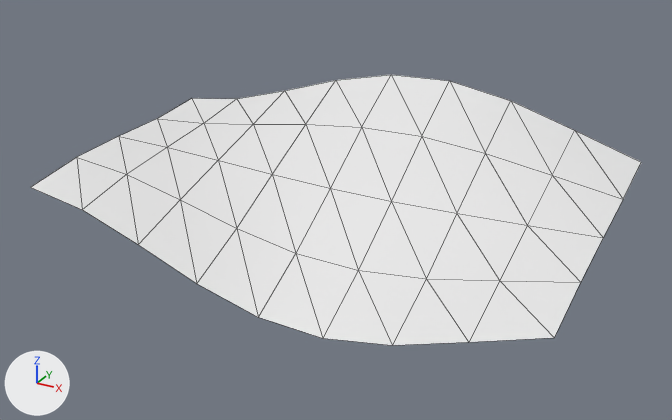
The OBJ model models/areas/fondue/rock_-1_-3.obj: old version first, new version second.
Both versions are drawn from a camera (50 mm lens) standing at (10.16, 9.44, 44.67) and looking at (-9.53, 45.23, 26.77). The lights are fixed; the arrows at lower left show +X, +Y and +Z. The first picture is the older version. Mesh edges are drawn as thin lines. Where no turn or scale is listed for an object, it has been applied to the vertices. Vertices at exactly the same position are counted once.

In view in the first picture: 'rock_-1_-3'.
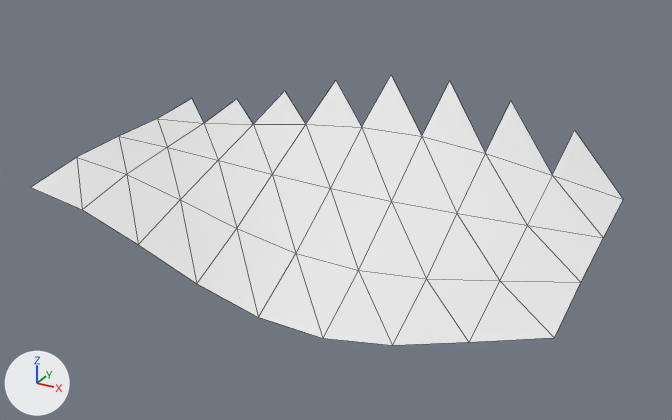
The change, as a diff of the scene's bpy script:
```diff
--- a/models/areas/fondue/rock_-1_-3.obj.py
+++ b/models/areas/fondue/rock_-1_-3.obj.py
@@ me_rock__1__3 @@
 # used by ob_rock__1__3; location = (0.0, 0.0, 0.0)
 # verts and faces of me_rock__1__3; kept vertices keep their numbers, new ones are numbered from 45
 # before: 0 (-23.0, 52.0, 28.5) at pixel (191, 98), 2 (-19.8, 48.8, 28.5) at pixel (203, 123), 3 (-19.8, 52.0, 29.0) at pixel (236, 98), 4 (-16.5, 48.8, 28.9) at pixel (253, 124), 5 (-16.5, 52.0, 29.9) at pixel (284, 90)
 # before: 6 (-13.2, 48.8, 29.5) at pixel (305, 124), 7 (-13.2, 52.0, 31.0) at pixel (335, 80), 8 (-10.0, 48.8, 29.8) at pixel (361, 127), 9 (-10.0, 52.0, 31.7) at pixel (391, 74), 25 (-6.8, 48.8, 29.9) at pixel (421, 136)
 # before: 26 (-6.8, 52.0, 31.8) at pixel (449, 80), 27 (-3.5, 48.8, 29.6) at pixel (485, 153), 28 (-3.5, 52.0, 31.3) at pixel (510, 100), 29 (-0.2, 48.8, 29.1) at pixel (552, 175), 30 (-0.2, 52.0, 30.3) at pixel (574, 130)
 # before: 31 (3.0, 48.8, 28.6) at pixel (623, 199), 32 (3.0, 52.0, 29.3) at pixel (641, 162)
-me_rock__1__3.from_pydata(...)  # 45 vertices, 64 faces; spans x -23.0..3.0, y 39.0..52.0, z 23.8..31.8
+me_rock__1__3.from_pydata(...)  # 44 vertices, 56 faces; spans x -23.0..3.0, y 39.0..52.0, z 23.8..31.8
+# me_rock__1__3 part 1
+delete_vertices([32])  # with the faces that use them
+delete_faces([(0, 2, 3), (3, 4, 5), (5, 6, 7), (7, 8, 9), (9, 25, 26), (26, 27, 28)])
+delete_faces([(28, 29, 30)])
```

Changed parts and their boxes [x1, y1, x2, y2] in the pictures (672 x 420 px):
'rock_-1_-3', reshaped: before [31, 75, 641, 345]; after [31, 75, 623, 345]
part 1 of me_rock__1__3, deleted: before [192, 75, 641, 199]
